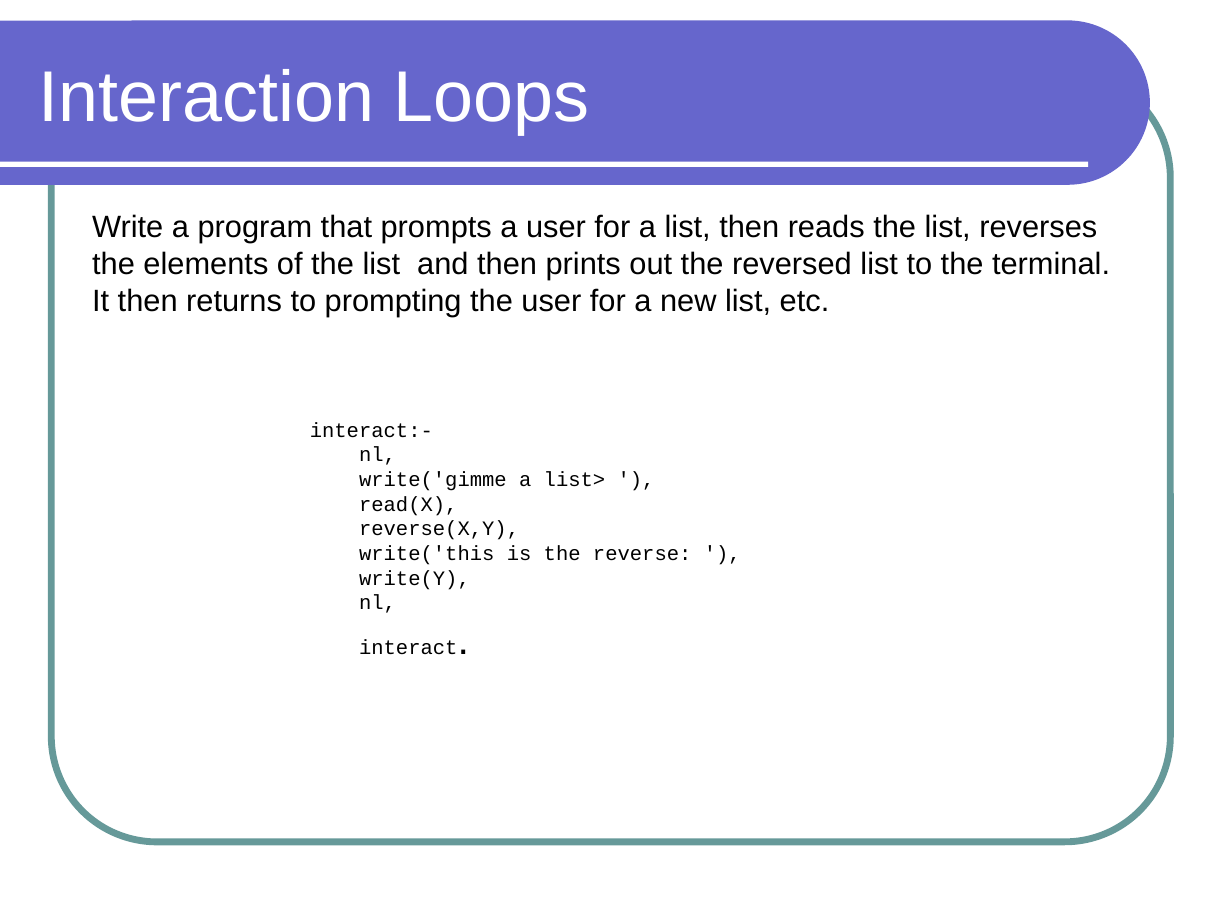
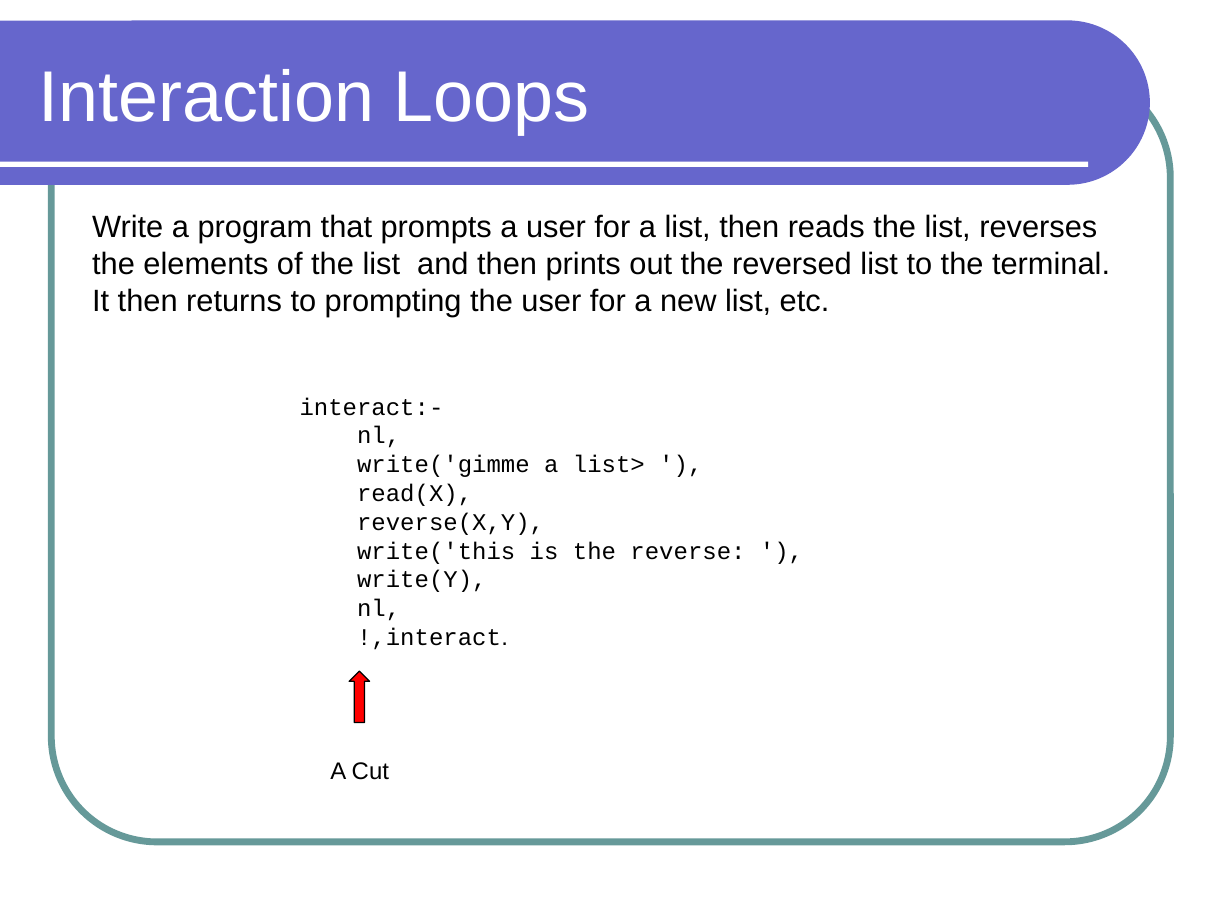
Before and after one commit to lutzhamel/phl-prolog, a slide deck: slide 39 of philosophy-prolog.pptx (slide 37 before the commit). Drawn at 1232x924 pixels with LibreOffice and Linux fonts; fonts in the diff are those of the drawing. Boxes give left, top, right and bottom in pixels: in the first picture for what was removed or moved away, otherwise in the second. Text is boxed around its words. In the diff, an @@ line names an element or a change of style, - is before the commit and + after.

```diff
--- a/philosophy-prolog.pptx
+++ b/philosophy-prolog.pptx
@@ text "interact:-" moved from (x1=310, y1=422, x2=692, y2=655) to (x1=300, y1=397, x2=745, y2=650) @@
@@ text at (x1=300, y1=397, x2=745, y2=621): size 12 to 14 pt in "interact:-", "nl,", "write('gimme a list> '),", "read(X)," and 4 more places @@
@@ text at (x1=357, y1=627, x2=508, y2=650): text changed; size 12 to 14 pt @@
-interact.
+!,interact.
@@ up arrow added at (x1=349, y1=671, x2=370, y2=723), fill #FF0000, outline #000000 0.75 pt @@
@@ text added at (x1=330, y1=762, x2=389, y2=780), 14 pt, text #000000 @@
+A Cut
```
Also in this commit, not shown: 3 other slides changed, 1 slide added, 1 other file.
